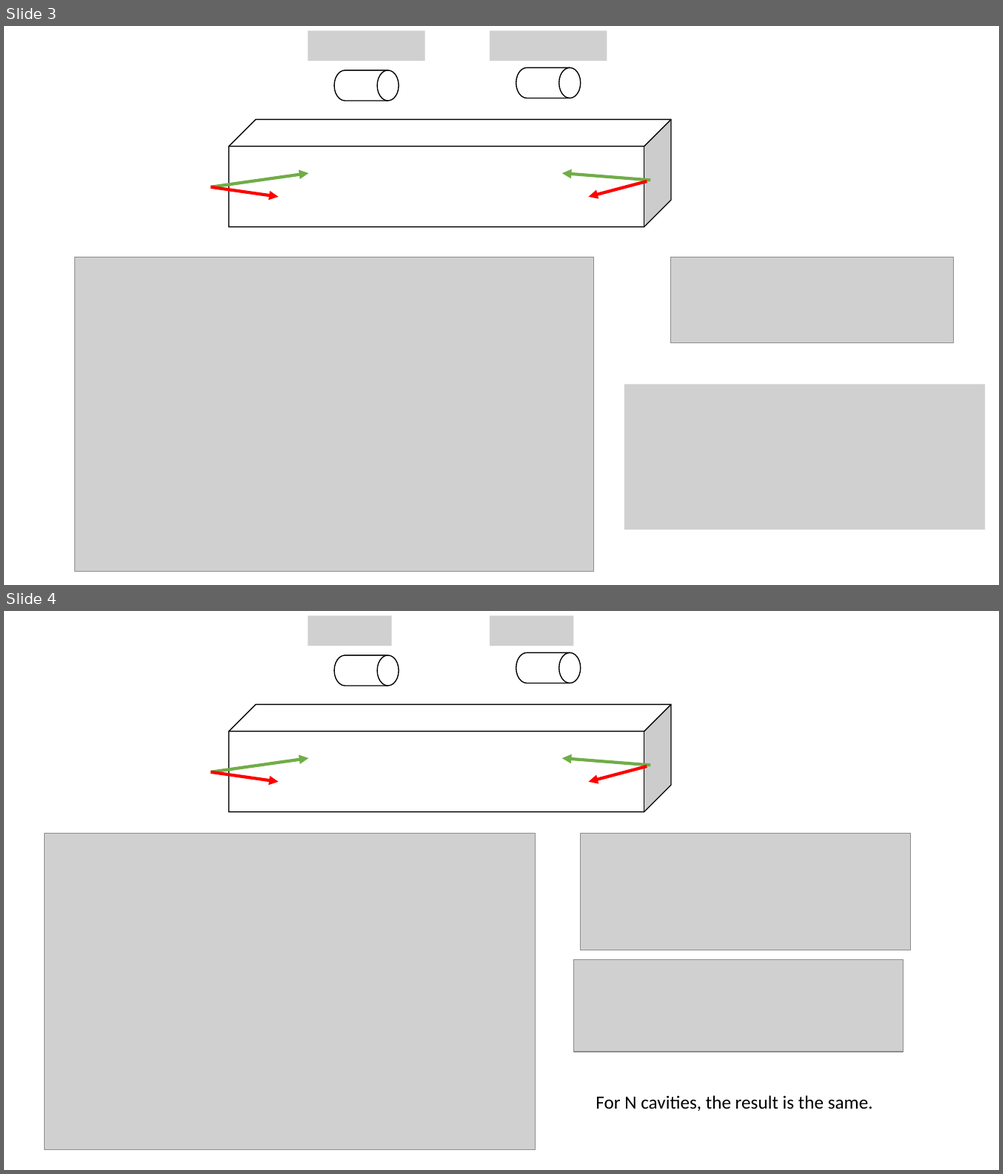
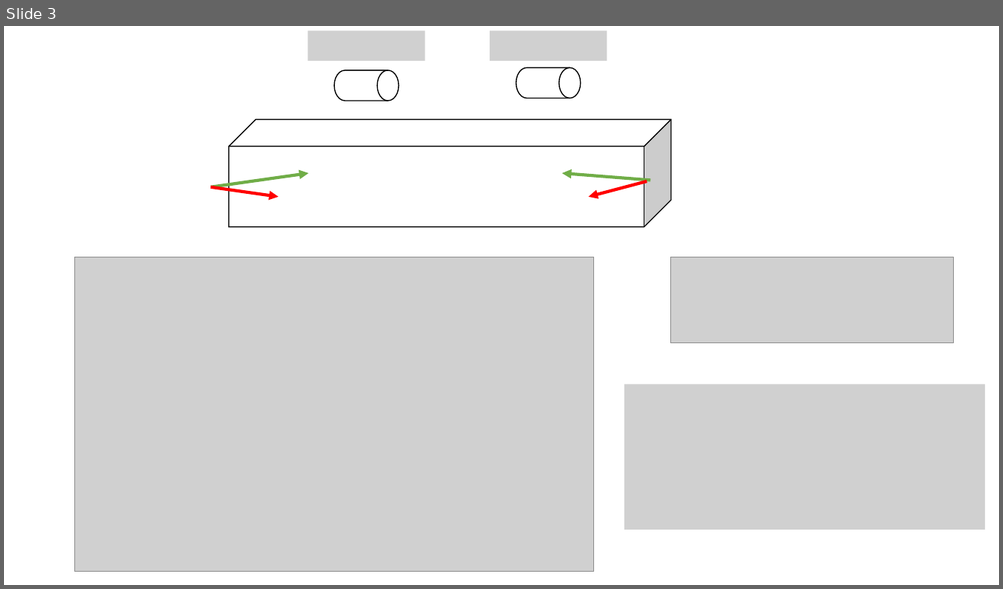
Before and after one commit to youjieyu888/circular-waveguide, a slide deck: cavity-cavity interaction.pptx. Shown one above the other, each under a label of ours: slides 3 and 4 before the commit, slide 3 after it. The pictures are 1003x1174 and 1003x589 pixels, drawn with LibreOffice and Linux fonts; fonts in the diff are those of the drawing; grey boxes stand for pictures. Boxes give left, top, right and bottom in pixels: in the first picture for what was removed or moved away, otherwise in the second. Text is boxed around its words. In the diff, an @@ line names an element or a change of style, - is before the commit and + after.

```diff
--- a/cavity-cavity interaction.pptx
+++ b/cavity-cavity interaction.pptx
@@ slide 4 removed at [4,611,999,1170], background #FFFFFF @@
@@ picture removed at [307,615,391,645] @@
@@ picture removed at [489,615,573,645] @@
@@ flow chart magnetic drum removed at [335,655,398,686] @@
@@ flow chart magnetic drum removed at [516,652,580,684] @@
@@ cube removed at [228,704,671,812] @@
@@ arrow removed from (210, 772) to (308, 758) @@
@@ arrow removed from (650, 766) to (562, 758) @@
@@ arrow removed from (210, 772) to (279, 782) @@
@@ arrow removed from (646, 766) to (588, 782) @@
@@ picture removed at [44,833,535,1150] @@
@@ picture removed at [580,833,910,951] @@
@@ picture removed at [573,960,903,1052] @@
@@ text removed at [595,1096,873,1111] @@
-For N cavities, the result is the same.
```
Also in this commit, not shown: 2 slides added, 12 other files.
